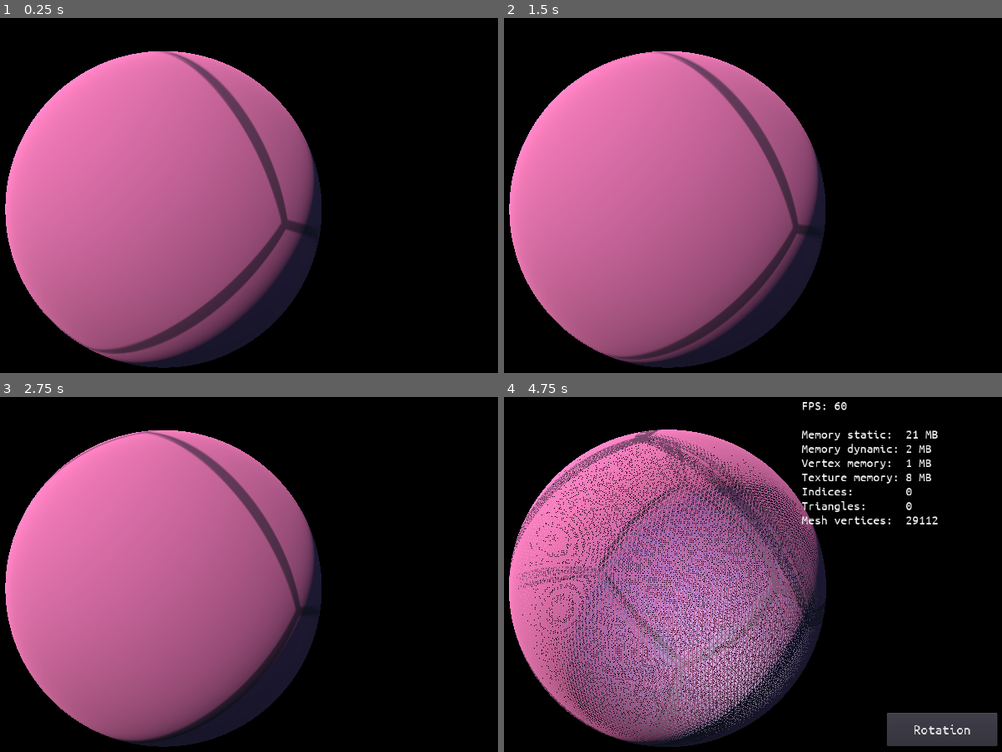
Above: before the commit, frames 1-4 (two rows, left to right).
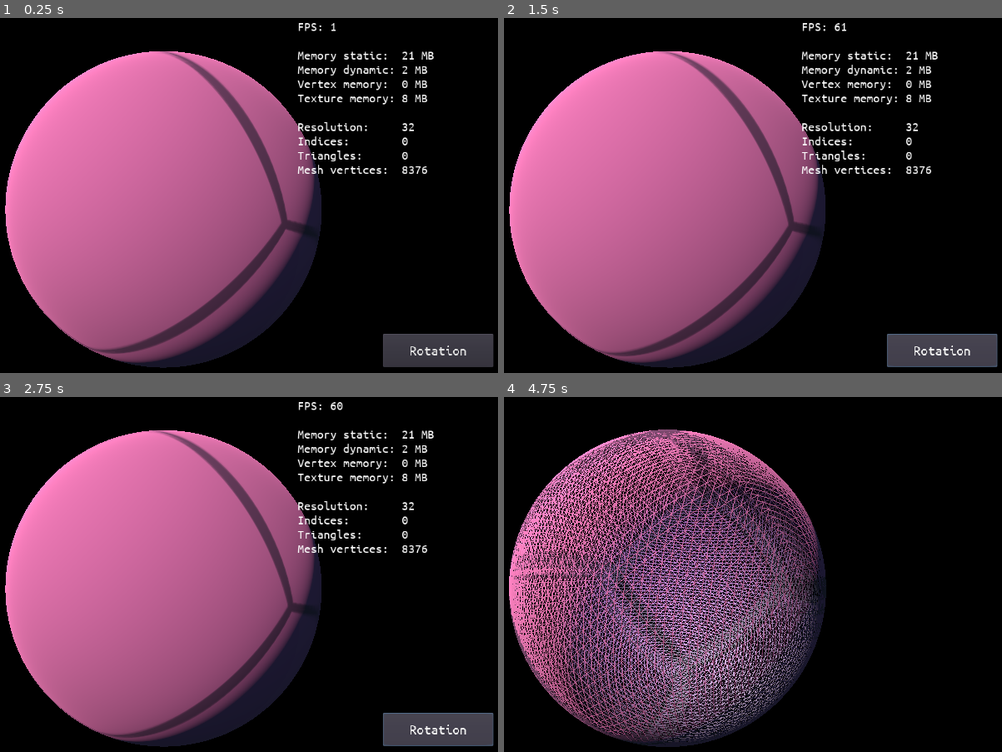
Above: after the commit, the same moments.

Repository: jinjagit/sandbox_1
Game: Godot game, scene res://Main.tscn
Same seed, same stepped clock (60 frames per second), same inputs: the game is played once before the commit and once after it.
Inputs (mouse positions are in pixels of both pictures, inside the frame that each line leads up to):
- Up to frame 1 (0.25 s): no input
- Up to frame 2 (1.5 s): click (942, 351) at 0.5 s, where only the run after the commit has a clickable "Rotation"; click (942, 351) at 1.25 s, where only the run after the commit has a clickable "Rotation"
- Up to frame 3 (2.75 s): click (438, 730) at 2 s, where only the run after the commit has a clickable "Rotation"
- Up to frame 4 (4.75 s): tap Enter at 2.75 s; hold P 2.78-3.53 s; tap U at 3.6 s; hold P from 4.28 s (still down)

The runs differ from the first frame. In frame 1, 3.8% of the frame differs, in the area x 1-100%, y 1-99%; in frame 2, 6.2%; in frame 3, 6.6%; in frame 4, 31%.

Commit message:
Add basic benchmark of mesh calculate + render time

Diff:
--- a/Main.tscn
+++ b/Main.tscn
@@ -44,7 +44,6 @@
 [node name="CanvasLayer" type="CanvasLayer" parent="Control"]
 
 [node name="RichTextLabel" type="RichTextLabel" parent="Control/CanvasLayer"]
-visible = false
 anchor_left = 0.99
 anchor_top = 0.01
 anchor_right = 0.99
@@ -62,7 +61,6 @@
 }
 
 [node name="Button" type="Button" parent="Control/CanvasLayer"]
-visible = false
 anchor_left = 0.934
 anchor_top = 0.883
 anchor_right = 0.934
--- a/Planet.gd
+++ b/Planet.gd
@@ -3,9 +3,11 @@
 onready var StatsText = get_node("../Control/CanvasLayer/RichTextLabel")
 onready var Btn = get_node("../Control/CanvasLayer/Button")
 
-var resolution := 64
+var resolution := 32
 var margin := 3
 var num_vertices : int = ((resolution * resolution) + (margin * (resolution - 1) * 4)) * 6
+var bench : String = ''
+var bench_time : float = 0.0
 
 func _init():
 	VisualServer.set_debug_generate_wireframes(true)
@@ -21,8 +23,13 @@
 
 func _ready():
 	for child in get_children():
+		var startTime = OS.get_ticks_usec()
+
 		var face := child as FaceWithHiddenMargin
 		face.generate_mesh(resolution, margin)
+
+		var endTime = OS.get_ticks_usec()
+		bench_time = (endTime - startTime) * 10e-6
 
 # Called every frame. 'delta' is the elapsed time since the previous frame.
 func _process(delta):
@@ -33,15 +40,20 @@
 func _physics_process(_delta):
 	var indices : float = Performance.get_monitor(Performance.RENDER_VERTICES_IN_FRAME)
 
+	if bench_time > 0.0:
+		bench = "time to render = %.6f" % bench_time
+
 	StatsText.text = (
 		"FPS: " + str(Performance.get_monitor(Performance.TIME_FPS)) + "\n\n"
 		+ "Memory static:  " + str(round(Performance.get_monitor(Performance.MEMORY_STATIC)/1024/1024)) + " MB\n"
 		+ "Memory dynamic: " + str(round(Performance.get_monitor(Performance.MEMORY_DYNAMIC)/1024/1024)) + " MB\n"
 		+ "Vertex memory:  " + str(round(Performance.get_monitor(Performance.RENDER_VERTEX_MEM_USED)/1024/1024)) + " MB\n"
-		+ "Texture memory: " + str(round(Performance.get_monitor(Performance.RENDER_TEXTURE_MEM_USED)/1024/1024)) + " MB\n"
+		+ "Texture memory: " + str(round(Performance.get_monitor(Performance.RENDER_TEXTURE_MEM_USED)/1024/1024)) + " MB\n\n"
+		+ "Resolution:     " + str(resolution) + "\n"
 		+ "Indices:        " + str(indices) + "\n"
 		+ "Triangles:      " + str(indices / 6)  + "\n"
-		+ "Mesh vertices:  " + str(num_vertices)
+		+ "Mesh vertices:  " + str(num_vertices) + "\n\n"
+		+ bench
 		)
 
 func _on_Button_pressed():
